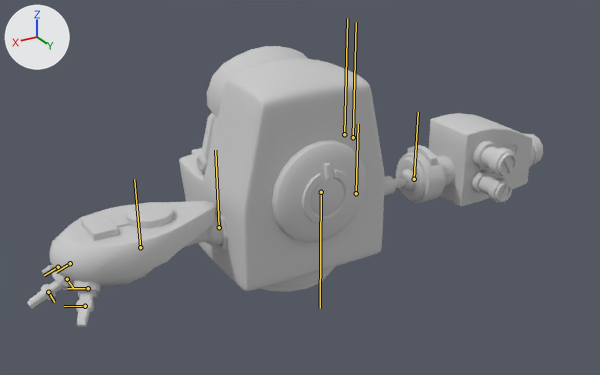
A saved change to the FBX model resource/ani/캐릭터/New_Drone/New_Drone_Idle_001.FBX.
Rendered twice from a 50 mm lens placed at (1.98, 3.61, 2.07), pointed at (-0.02, 0.28, 0.41). The axes (+X, +Y, +Z) are drawn at upper left. The lights are the same throughout. The bones that bend it are drawn over the model as lines.

In view in the first picture: 'Drone_Basic'.
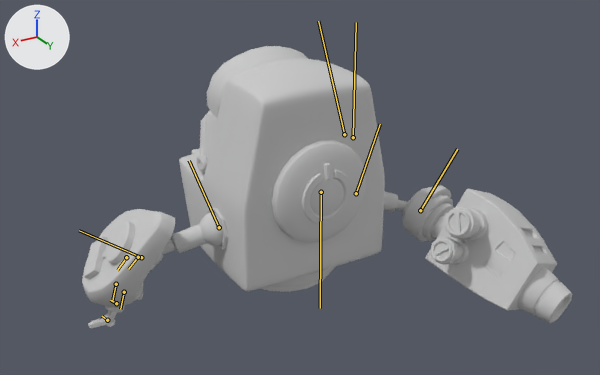
The newer file adds an action. The first version stands in its rest pose; the second is drawn at frame -35 of the action 'Drone_New_ver_Idle04'.

What the commit changed:
Bone 'Drone_arm_Bone001' (bone_drone_arm_bone001) turns from (0, 0, 0) to (0, -20, -20) degrees about its own x, y and z.
Bone 'Bone003' (bone_bone003) turns from (0, 0, 0) to (-5, -31, -32) degrees about its own x, y and z.
Bone 'Drone_finger_Bone002' (bone_drone_finger_bone002) turns from (0, 0, 0) to (0, 30, 0) degrees about its own x, y and z.
Bone 'Bone006' (bone_bone006) turns from (0, 0, 0) to (0, 50, 0) degrees about its own x, y and z.
Bone 'Drone_finger_Bone001' (bone_drone_finger_bone001) turns from (0, 0, 0) to (0, 30, 0) degrees about its own x, y and z.
Bone 'Bone005' (bone_bone005) turns from (0, 0, 0) to (0, 50, 0) degrees about its own x, y and z.
Bone 'Drone_finger_Bone003' (bone_drone_finger_bone003) turns from (0, 0, 0) to (0, 30, 0) degrees about its own x, y and z.
Bone 'Bone007' (bone_bone007) turns from (0, 0, 0) to (0, 50, 0) degrees about its own x, y and z.
Bone 'Drone_arm_Bone002' (bone_drone_arm_bone002) turns from (0, 0, 0) to (0, -19, -21) degrees about its own x, y and z.
Bone 'Bone008' (bone_bone008) turns from (0, 0, 0) to (8, -51, -16) degrees about its own x, y and z.
Bone 'Drone_helmet_Bone' (bone_drone_helmet_bone) turns from (0, 0, 0) to (26, 0, 0) degrees about its own x, y and z.

Location of each change, (x1, y1, x2, y2) in pixels of the pictures (600 x 375 px):
'Drone_Basic', posed: before (27, 46, 543, 327); after (82, 46, 573, 329)
bone 'Drone_arm_Bone001', root to tip: before (219, 227) to (215, 150); after (219, 227) to (189, 160)
bone 'Bone003', root to tip: before (140, 247) to (134, 179); after (141, 257) to (79, 230)
bone 'Drone_finger_Bone002', root to tip: before (67, 279) to (73, 288); after (116, 284) to (112, 301)
bone 'Bone006', root to tip: before (48, 292) to (54, 302); after (124, 292) to (120, 309)
bone 'Drone_finger_Bone001', root to tip: before (70, 263) to (56, 272); after (126, 257) to (117, 270)
bone 'Bone005', root to tip: before (58, 267) to (44, 275); after (138, 257) to (128, 269)
bone 'Drone_finger_Bone003', root to tip: before (88, 288) to (67, 288); after (116, 303) to (110, 300)
bone 'Bone007', root to tip: before (85, 306) to (64, 306); after (107, 320) to (102, 316)
bone 'Drone_arm_Bone002', root to tip: before (356, 193) to (358, 124); after (356, 193) to (380, 124)
bone 'Bone008', root to tip: before (414, 179) to (418, 112); after (420, 210) to (457, 149)
bone 'Drone_helmet_Bone', root to tip: before (344, 134) to (347, 18); after (344, 134) to (318, 21)
